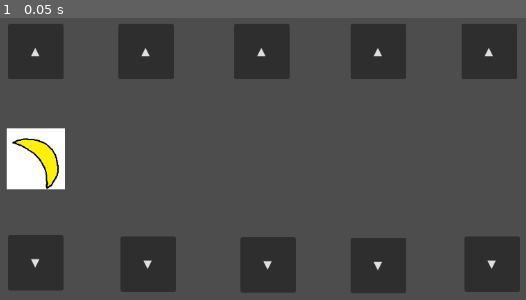
Above: before the commit, frame 1.
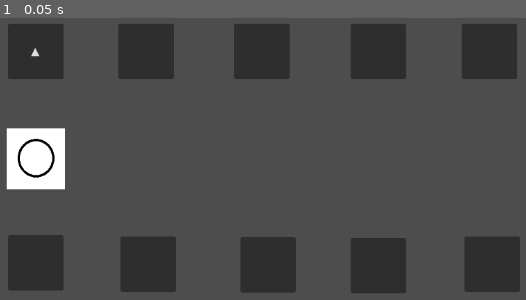
Above: after the commit, the same moment.

Repository: DepressoExpressoBoi/Godot-Wild-Jam-Signal
Game: Godot game, scene res://scenes/puzzle_scenes/puzzle_slot_game.tscn
Two runs of this game, one before a commit and one after it. Both use one fixed random seed, a clock stepped at 60 frames per second and the inputs below. This scene is started directly instead of the project's main scene.
Inputs:
- Up to frame 1 (0.05 s): no input

The runs differ from the first frame. In frame 1, 1.0% of the frame differs, in the area x 2-95%, y 10-90%.

Commit message:
shapes and the up arrow are looping

Diff:
--- a/scenes/puzzle_scenes/puzzle_slot_game.tscn
+++ b/scenes/puzzle_scenes/puzzle_slot_game.tscn
@@ -58,8 +58,6 @@
 scale = Vector2(0.65625, 0.6875)
 sprite_frames = SubResource("SpriteFrames_33pvg")
 animation = &"shape_lock"
-frame = 2
-frame_progress = 0.25082636
 
 [node name="downButton1" type="Button" parent="." unique_id=2120196875]
 layout_mode = 0
@@ -123,3 +121,6 @@
 offset_top = 412.0
 offset_right = 914.0
 offset_bottom = 492.0
+
+[connection signal="button_down" from="upButton1" to="." method="_on_up_button_1_button_down"]
+[connection signal="button_up" from="upButton1" to="." method="_on_up_button_1_button_up"]
--- a/scripts/puzzle_scripts/puzzle_slot_game.gd
+++ b/scripts/puzzle_scripts/puzzle_slot_game.gd
@@ -1,140 +1,26 @@
 extends Control
 
 func _ready():
-	# making the up button 1, t.c
+	### maybe add a switch for the buttons later? start with one
+
+	# making button 1 up, t.c.
 	var upButton1 = $upButton1
 	upButton1.text = "▲"
-	upButton1.pressed.connect(_up_button_pressed)
+	upButton1.pressed.connect(_on_up_button_1_button_down)
+	upButton1.pressed.connect(_on_up_button_1_button_up)
 	add_child(upButton1)
 
 
 
-	# animation spot
+# when button is lifted it will stop the animtions
+func _on_up_button_1_button_up() -> void:
+	$AnimatedSprite2D.pause()
 
-	# 1. make the images that are going to be iterated through [done, have tester images in animated sprite 2d]
-
-		# 1b. add the "	Jimmy.animation.play(random_puzzle + '_' + random_puzzle_clue)"
-		# from the bomb_and_frog file and the .play() stuff is not needed
-
-		# 2c. make sure the signals work with the buttons when they are pressed
+	print("paused") # delete me
 
 
-		# making the animated sprite 2d move when the button is pressed needs
-		# the button to signal to be connected in script and then to call the
-		# .play() method in the animated sprite 2d part of the code
+# when button is clicked it will move the animation
+func _on_up_button_1_button_down() -> void:
+	$AnimatedSprite2D.play("shape_lock")
 
-
-
-
-	# 2. make the array that the shapes will be iterated through
-	# 3. make the combo for the correct pattern needed for all the 5 choices
-	# 4. make it to where the combo is randomized
-	# 5. lock the buttons when the combo is met
-
-
-
-
-
-	# making the down button 1, t.c
-	var downButton1 = $downButton1
-	downButton1.text = "▼"
-	downButton1.pressed.connect(_down_button_pressed)
-	add_child(downButton1)
-
-
-	#-------------------------------------------------------------------------------
-
-
-	# making the up button 2, t.c
-	var upButton2 = $upButton2
-	upButton2.text = "▲"
-	upButton2.pressed.connect(_up_button_pressed)
-	add_child(upButton2)
-
-
-
-	# animation spot
-
-
-
-	# making the down button 2, t.c
-	var downButton2 = $downButton2
-	downButton2.text = "▼"
-	downButton2.pressed.connect(_down_button_pressed)
-	add_child(downButton2)
-
-
-	#-------------------------------------------------------------------------------
-
-
-	# making the up button 3, t.c
-	var upButton3 = $upButton3
-	upButton3.text = "▲"
-	upButton3.pressed.connect(_up_button_pressed)
-	add_child(upButton3)
-
-
-
-	# animation spot
-
-
-
-	# making the down button 3, t.c
-	var downButton3 = $downButton3
-	downButton3.text = "▼"
-	downButton3.pressed.connect(_down_button_pressed)
-	add_child(downButton3)
-
-
-	#-------------------------------------------------------------------------------
-
-
-	# making the up button 4, t.c
-	var upButton4 = $upButton4
-	upButton4.text = "▲"
-	upButton4.pressed.connect(_up_button_pressed)
-	add_child(upButton4)
-
-
-	# animation spot
-
-
-	# making the down button 4, t.c
-	var downButton4 = $downButton4
-	downButton4.text = "▼"
-	downButton4.pressed.connect(_down_button_pressed)
-	add_child(downButton4)
-
-
-	#-------------------------------------------------------------------------------
-
-
-	# making the up button 5, t.c
-	var upButton5 = $upButton5
-	upButton5.text = "▲"
-	upButton5.pressed.connect(_up_button_pressed)
-	add_child(upButton5)
-
-
-	# animation spot
-
-
-	# making the up button 5, t.c
-	var downButton5 = $downButton5
-	downButton5.text = "▼"
-	downButton5.pressed.connect(_down_button_pressed)
-	add_child(downButton5)
-
-
-	#-------------------------------------------------------------------------------
-
-
-func _up_button_pressed():
-	print("up")
-
-	# make it to where the shapes move up one in array
-
-func _down_button_pressed():
-	print("down")
-
-	#  make the shapes move down in the array starting from the last and going to the first node
+	print("pressed down") #delete me
